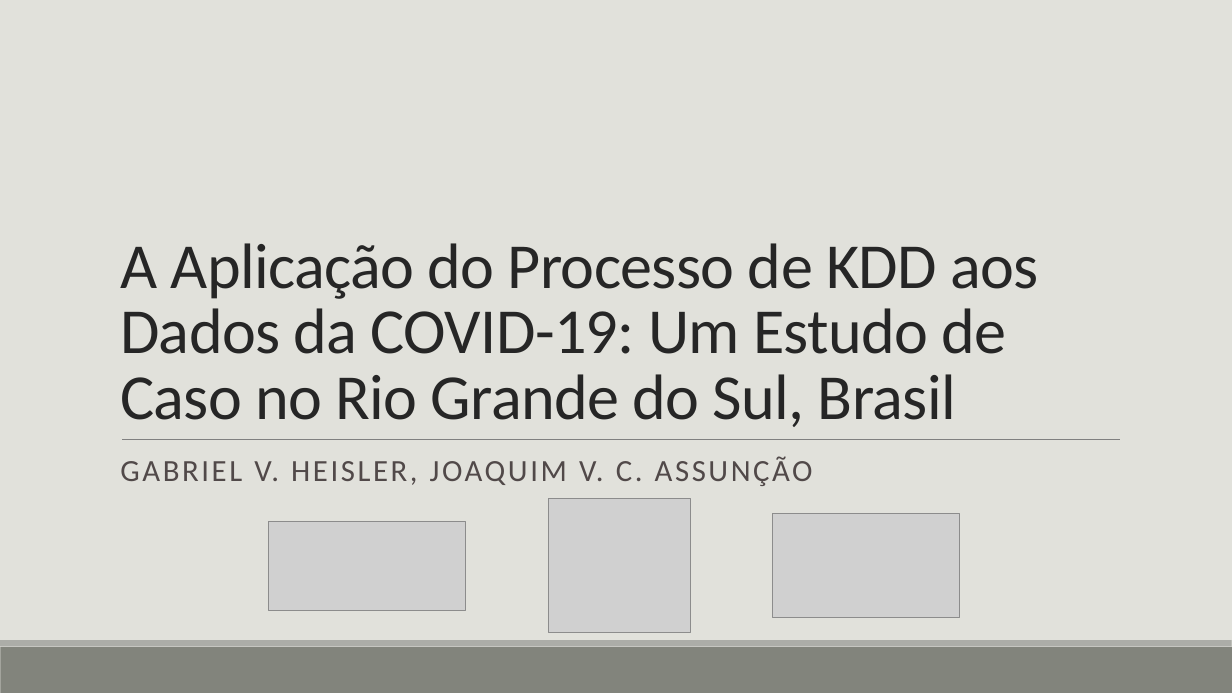
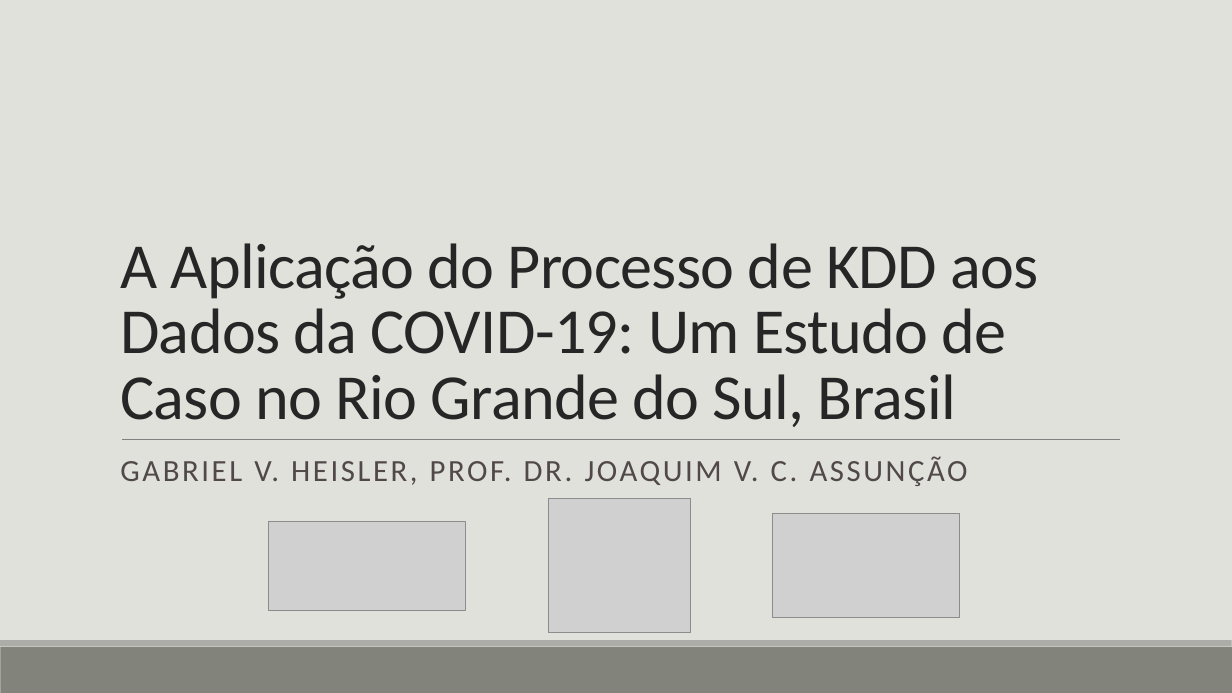
Before and after one commit to gvheisler/KDD-COVID-19, a slide deck: slide 1 of presentation/presentation.pptx. Drawn at 1232x693 pixels with LibreOffice and Linux fonts; fonts in the diff are those of the drawing; grey boxes stand for pictures. Boxes give left, top, right and bottom in pixels: in the first picture for what was removed or moved away, otherwise in the second. Text is boxed around its words. In the diff, an @@ line names an element or a change of style, - is before the commit and + after.

```diff
--- a/presentation/presentation.pptx
+++ b/presentation/presentation.pptx
@@ subtitle at [120, 456, 968, 486]: text changed @@
-GABRIEL V. HEISLER, JOAQUIM V. C. ASSUNÇÃO
+GABRIEL V. HEISLER, PROF. DR. JOAQUIM V. C. ASSUNÇÃO
```
Also in this commit, not shown: 4 other slides changed, 1 slide added, 2 slides removed.
